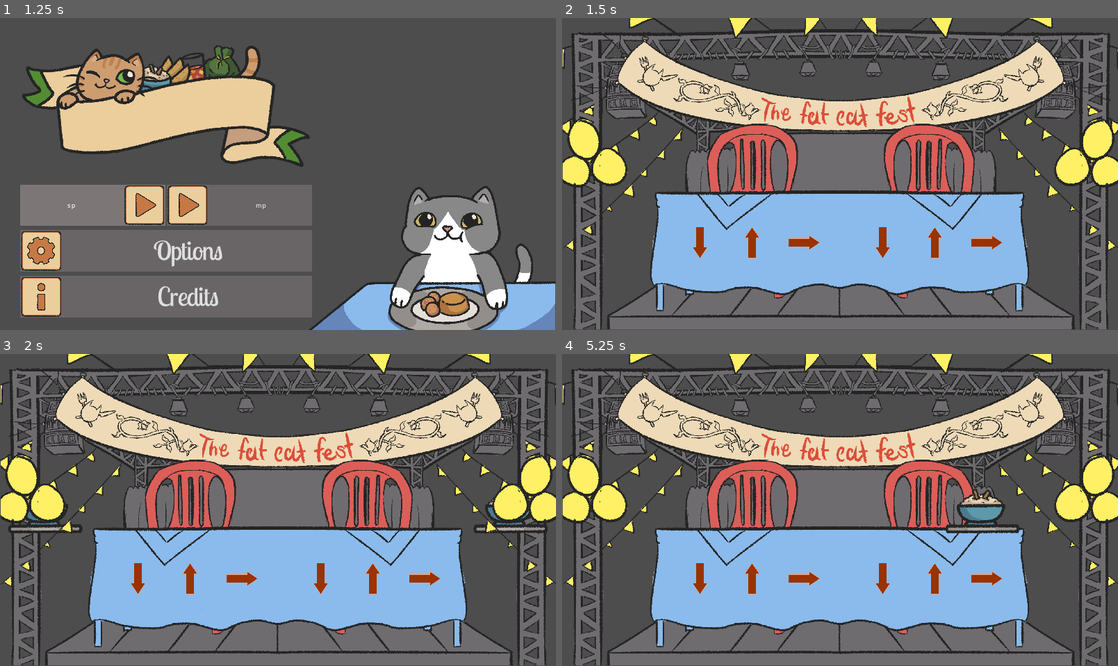
Above: before the commit, frames 1-4 (two rows, left to right).
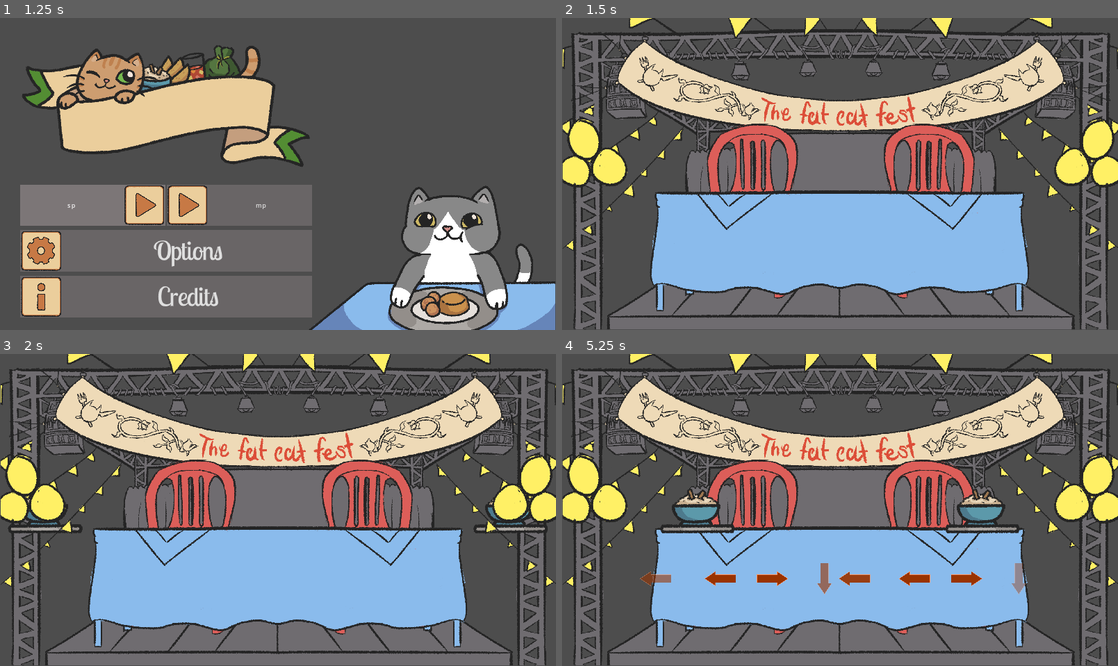
Above: after the commit, the same moments.

Repository: soetgdeznsgk/GGJ24---Fat-Cat-Fest
Game: Godot game, scene res://Escenas/Menus/menu_principal.tscn
Two runs of this game, one before a commit and one after it. Both use one fixed random seed, a clock stepped at 60 frames per second and the inputs below. The engine's default icon, where the game draws it, is replaced by a stand-in: a white triangle on a blue panel in a dark square.
Inputs (mouse positions are in pixels of both pictures, inside the frame that each line leads up to):
- Up to frame 1 (1.25 s): click "Play" at 0.5 s
- Up to frame 2 (1.5 s): click "sp" at 1.25 s
- Up to frame 3 (2 s): no input
- Up to frame 4 (5.25 s): tap Enter (ui_accept) at 2, 2.1, 2.27, 2.57, 2.75, 3.02, 3.05, 3.32, 3.5, 3.8, 4.25, 4.52, 4.55, 4.82, 5 s; move the mouse to (962, 494) at 2.02 s; hold Right (DerechaPj1) 2.03-2.78 s; click (962, 494) at 2.17 s; move the mouse to (728, 525) at 2.77 s; hold Down (AbajoPj1) 2.78-3.53 s; tap S (AbajoPj2) at 2.85 s; click (728, 525) at 2.92 s; move the mouse to (895, 441) at 3.52 s; hold Right (DerechaPj1) 3.53-4.28 s; tap W (ArribaPj2) at 3.6 s; click (895, 441) at 3.67 s; move the mouse to (812, 572) at 4.27 s; hold Up (ArribaPj1) 4.28-5.03 s; tap D (DerechaPj2) at 4.35 s; click (812, 572) at 4.42 s; move the mouse to (1006, 556) at 5.02 s; hold Left (IzquierdaPj1) from 5.03 s (still down); tap A (IzquierdaPj2) at 5.1 s; click (1006, 556) at 5.17 s

Frame 1 is identical in both runs. In frame 2, 0.8% of the frame differs, in the area x 23-80%, y 67-78%; in frame 3, 0.8%; in frame 4, 3.0%, in the area x 14-84%, y 43-78%.
Error before the commit: Invalid access to property or key 'moveset' on a base object of type 'Nil'. (res://Logica/comidas.gd:104)

Commit message:
Omaga is gameplay
Se unen comidas y comandos

Diff:
--- a/Escenas/Eventos/Martillo.gd
+++ b/Escenas/Eventos/Martillo.gd
@@ -48,8 +48,8 @@
 		get_parent().perderVidaPlato()
 
 
-func _on_area_entered(area: Area2D) -> void:
+func _on_area_entered(_area: Area2D) -> void:
 	platoAqui = true
 
-func _on_area_exited(area: Area2D) -> void:
+func _on_area_exited(_area: Area2D) -> void:
 	platoAqui = false
--- a/Escenas/Maingame/Camera2D.gd
+++ b/Escenas/Maingame/Camera2D.gd
@@ -10,7 +10,7 @@
 	tween.set_ease(Tween.EASE_IN)
 	tween.tween_property(self,"zoom", zoomFinal, 0.3)
 
-func quitarZoom(ganador):
+func quitarZoom(_ganador):
 	var tween = create_tween()
 	tween.set_ease(Tween.EASE_OUT)
 	tween.tween_property(self,"zoom", Vector2(1,1), 0.3)
--- a/Escenas/Maingame/QuickTimeEvent.gd
+++ b/Escenas/Maingame/QuickTimeEvent.gd
@@ -10,7 +10,7 @@
 	Eventos.finalEvento.connect(final_evento)
 
 func tiempoAleatorio():
-	return 20#randi_range(4,8) + randi_range(4,8)
+	return 200#randi_range(4,8) + randi_range(4,8)
 
 func generarNuevoEvento():
 	timer.start(tiempoAleatorio())
--- a/Escenas/Maingame/comandos.gd
+++ b/Escenas/Maingame/comandos.gd
@@ -21,6 +21,7 @@
 	#Señales
 	Eventos.nuevoEvento.connect(pausarProcesos)
 	Eventos.finalEvento.connect(reanudarProcesos)
+	Eventos.nuevaComida.connect(set_comandos)
 
 	# Dependiendo del jugador tiene ciertas teclas para el physic process
 	if jugador == 1:
@@ -34,13 +35,15 @@
 		diccionarioInputs[Enums.Izquierda] = "IzquierdaPj2"
 		diccionarioInputs[Enums.Derecha] = "DerechaPj2"
 
-func set_comandos(nuevosComandos : Array):
-	comandos = nuevosComandos
-	comandosConFlechas = comandos.duplicate()
-	# Colocar las primeras 3 flechas que llegan de la comida
-	for i in range(3):
-		var ultimo = comandos.pop_front()
-		comandoNodos[i].texture = listaTexturas[ultimo]
+func set_comandos(numeroJugador, nuevosComandos : Array):
+	#Solo actualiza si es el jugador correcot
+	if numeroJugador == jugador:
+		comandos = nuevosComandos
+		comandosConFlechas = nuevosComandos.duplicate()
+		# Colocar las primeras 3 flechas que llegan de la comida
+		for i in range(3):
+			var ultimo = comandos.pop_front()
+			comandoNodos[i].texture = listaTexturas[ultimo]
 
 func _physics_process(_delta: float) -> void:
 	if procesosPausados:
@@ -54,7 +57,6 @@
 		ultimoInputRegistrado = Enums.Izquierda
 	elif Input.is_action_just_pressed(diccionarioInputs[Enums.Derecha]):
 		ultimoInputRegistrado = Enums.Derecha
-
 	# Si está spameando entonces va mas rápido la animación
 	if ultimoInputRegistrado != null and anim.is_playing() \
 	and anim.assigned_animation == "scroll_izquierda" and rachaGanadora:
@@ -85,6 +87,10 @@
 	for i in comandoNodos.size():
 		comandoNodos[i].position = Vector2((i+1)*128, 51)
 		comandoNodos[i].self_modulate = Color(1,1,1,1)
+
+	if comandosConFlechas.size() == 0:
+		# Emitir que ya se comió todo
+		Eventos.comandosAcabados.emit(jugador)
 
 func actualizar_flechas():
 	# le pone textura a la nueva flecha por salir
--- a/Escenas/Maingame/comandos.tscn
+++ b/Escenas/Maingame/comandos.tscn
@@ -1,8 +1,6 @@
-[gd_scene load_steps=9 format=3 uid="uid://bbx7yskj14jdm"]
+[gd_scene load_steps=7 format=3 uid="uid://bbx7yskj14jdm"]
 
 [ext_resource type="Script" path="res://Escenas/Maingame/comandos.gd" id="1_k17g7"]
-[ext_resource type="Texture2D" uid="uid://b7u2syubd446b" path="res://Sprites/Comandos/FlechaAbajo.png" id="2_gyd1x"]
-[ext_resource type="Texture2D" uid="uid://ds5cfarbrgm6r" path="res://Sprites/Comandos/flechaArriba.png" id="3_x3pn3"]
 [ext_resource type="Texture2D" uid="uid://bsfarbyogdekf" path="res://Sprites/Comandos/FlechaDerecha.png" id="4_4hgvy"]
 
 [sub_resource type="Animation" id="Animation_rhm6t"]
@@ -270,17 +268,14 @@
 [node name="Comando0" type="Sprite2D" parent="."]
 position = Vector2(128, 51)
 scale = Vector2(0.1, 0.1)
-texture = ExtResource("2_gyd1x")
 
 [node name="Comando1" type="Sprite2D" parent="."]
 position = Vector2(256, 51)
 scale = Vector2(0.1, 0.1)
-texture = ExtResource("3_x3pn3")
 
 [node name="Comando2" type="Sprite2D" parent="."]
 position = Vector2(384, 51)
 scale = Vector2(0.1, 0.1)
-texture = ExtResource("4_4hgvy")
 
 [node name="Comando3" type="Sprite2D" parent="."]
 self_modulate = Color(1, 1, 1, 0)
--- a/Escenas/Menus/Buttons/Button.gd
+++ b/Escenas/Menus/Buttons/Button.gd
@@ -10,6 +10,7 @@
 
 signal animacion_play(tween: Tween)
 
+@warning_ignore("integer_division")
 @onready var margin_size = get_tree().root.size.x / 5
 
 func _ready() -> void:
--- a/Escenas/Menus/Buttons/PlayButtonRelay.gd
+++ b/Escenas/Menus/Buttons/PlayButtonRelay.gd
@@ -22,6 +22,7 @@
 	MPButton.visible = false
 	if sig:
 		sig.stop()
+	@warning_ignore("integer_division")
 	PlayButton.margin_size = get_tree().root.size.x / 5
 	$MarginContainer.add_theme_constant_override("margin_left", 0)
 	$MarginContainer.add_theme_constant_override("margin_right", 0)
--- a/Escenas/Menus/menu_principal.gd
+++ b/Escenas/Menus/menu_principal.gd
@@ -35,7 +35,7 @@
 		%CreditsButton.release_focus()
 
 # Called every frame. 'delta' is the elapsed time since the previous frame.
-func _process(delta):
+func _process(_delta):
 	if Input.is_action_just_pressed("AbajoPj1") and !noMouse:
 		noMouse = true
 		deviceChanged()
--- a/Logica/Globales/Eventos.gd
+++ b/Logica/Globales/Eventos.gd
@@ -2,3 +2,5 @@
 signal nuevoEvento
 signal finalPopUp
 signal finalEvento(ganador)
+signal nuevaComida(jugador, comida:Array )
+signal comandosAcabados(jugador)
--- a/Logica/Pan.gd
+++ b/Logica/Pan.gd
@@ -1,3 +1,3 @@
 extends Node
 var nombre= "Empanada"
-var moveset = [Enums.Izquierda, Enums.Izquierda, Enums.Derecha, Enums.Abajo, Enums.Derecha, Enums.Arriba, Enums.Arriba, Enums.Izquierda, Enums.Abajo]
+var moveset = [Enums.Izquierda, Enums.Arriba, Enums.Derecha, Enums.Izquierda, Enums.Derecha, Enums.Arriba, Enums.Arriba, Enums.Izquierda, Enums.Abajo]
--- a/Logica/comidas.gd
+++ b/Logica/comidas.gd
@@ -12,19 +12,15 @@
 @onready var recetaPlayer2=get_child(1)
 var recetaActualJugador1
 var recetaActualJugador2
-signal nuevaComida1(comida:Array)
-signal nuevaComida2(comida:Array)
+
 # Called when the node enters the scene tree for the first time.
 func _ready():
 	preloadRecetas()
 	generarListaRecetas()
+	Eventos.comandosAcabados.connect(entradaReceta)
 	entradaReceta(1)
 	entradaReceta(2)
-# Called every frame. 'delta' is the elapsed time since the previous frame.
-func _process(delta):
-	if Input.is_action_just_pressed("ui_accept"):
-		entradaReceta(1)
-	pass
+
 #carga todas las recetas y las coloca en el diccionario pal jugador 1 y 2
 func preloadRecetas():
 	var recetainstanciada
@@ -80,11 +76,7 @@
 	animacion_salida(2)
 
 func enviar_moveset(numeroJugador,recetamoveset):
-	match numeroJugador:
-		1:
-			nuevaComida1.emit(recetamoveset)
-		2:
-			nuevaComida2.emit(recetamoveset)
+	Eventos.nuevaComida.emit(numeroJugador,recetamoveset)
 	print("enviando moveset --> ",recetamoveset)
 
 func animacion_entrada(numeroJugador):
Not shown: 1 places in Escenas/Maingame/Maingame.tscn that only renumber resources
